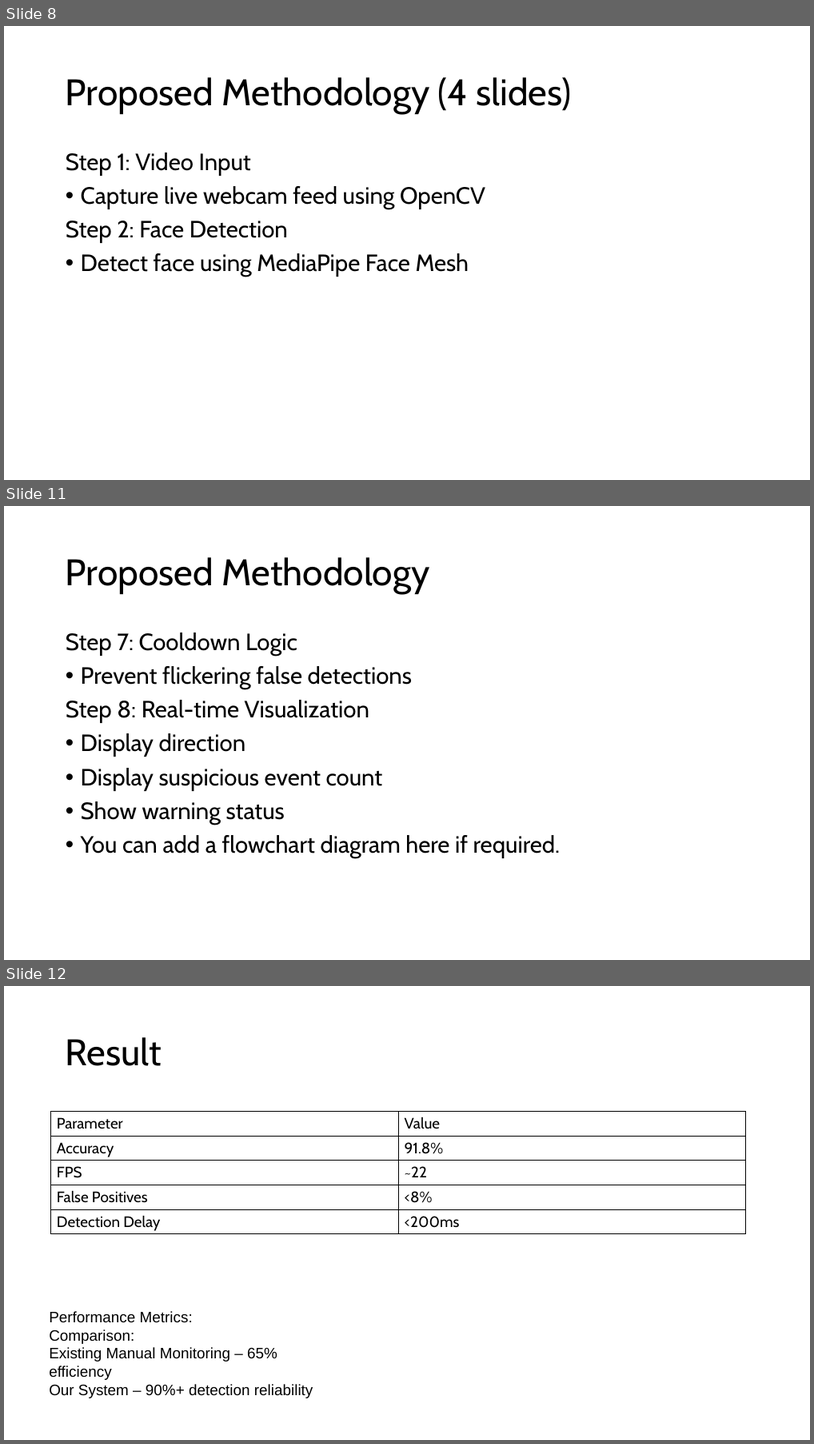
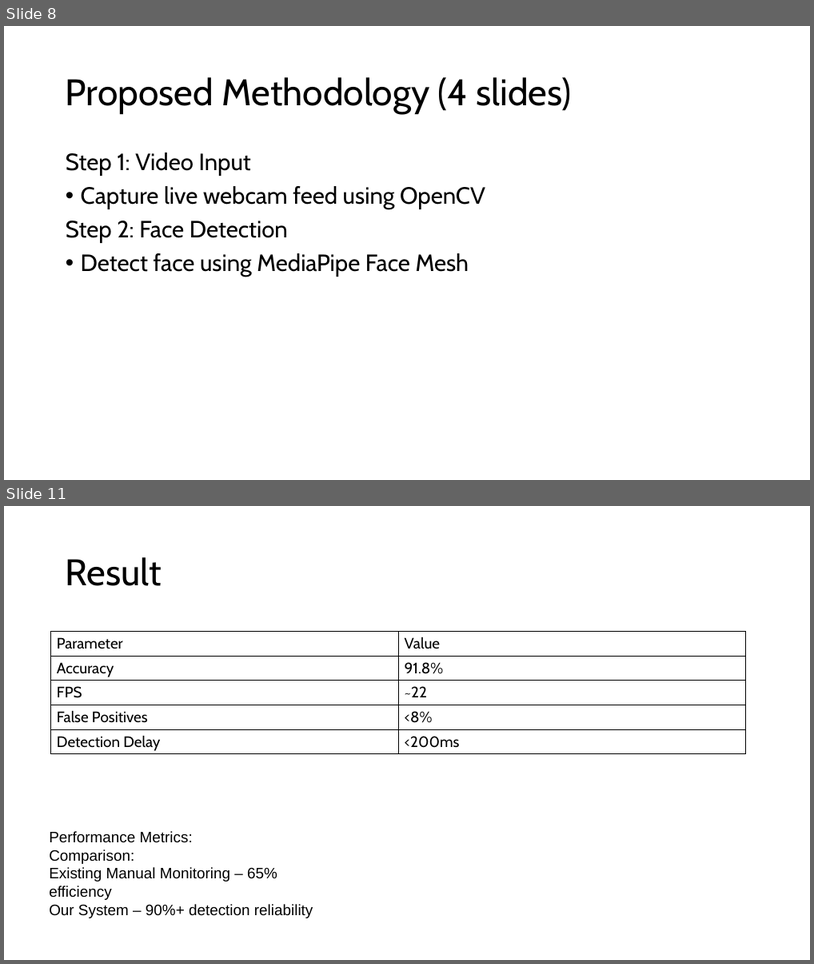
Before and after one commit to Siddhesh1-eng/pbl_project, a slide deck: 2427030221_Siddhesh_Singh_Parmar.pptx. Shown one above the other, each under a label of ours: slides 8, 11 and 12 before the commit, slides 8 and 11 after it; the slides between them are not shown. The pictures are 814x1444 and 814x964 pixels, drawn with LibreOffice and Linux fonts; fonts in the diff are those of the drawing. Boxes give left, top, right and bottom in pixels: in the first picture for what was removed or moved away, otherwise in the second. Text is boxed around its words. In the diff, an @@ line names an element or a change of style, - is before the commit and + after.

```diff
--- a/2427030221_Siddhesh_Singh_Parmar.pptx
+++ b/2427030221_Siddhesh_Singh_Parmar.pptx
@@ slide 11 removed at (x1=4, y1=506, x2=810, y2=960), background #FFFFFF @@
@@ title removed at (x1=66, y1=557, x2=430, y2=594) @@
-Proposed Methodology
@@ text removed at (x1=66, y1=632, x2=560, y2=858) @@
-Step 7: Cooldown Logic
-• Prevent flickering false detections
-Step 8: Real-time Visualization
-• Display direction
-• Display suspicious event count
-• Show warning status
-• You can add a flowchart diagram here if required.
@@ what was slide 12 is now slide 11 @@
```
Also in this commit, not shown: 2 slides changed.
